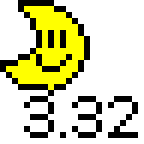
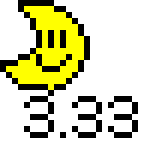
Comparing the layer stacks of the two 144px x 144px images. Changes:
hid "3.32" over [108, 114, 138, 138]
added layer "3.33" in group "3.XX" over [108, 114, 138, 138]
